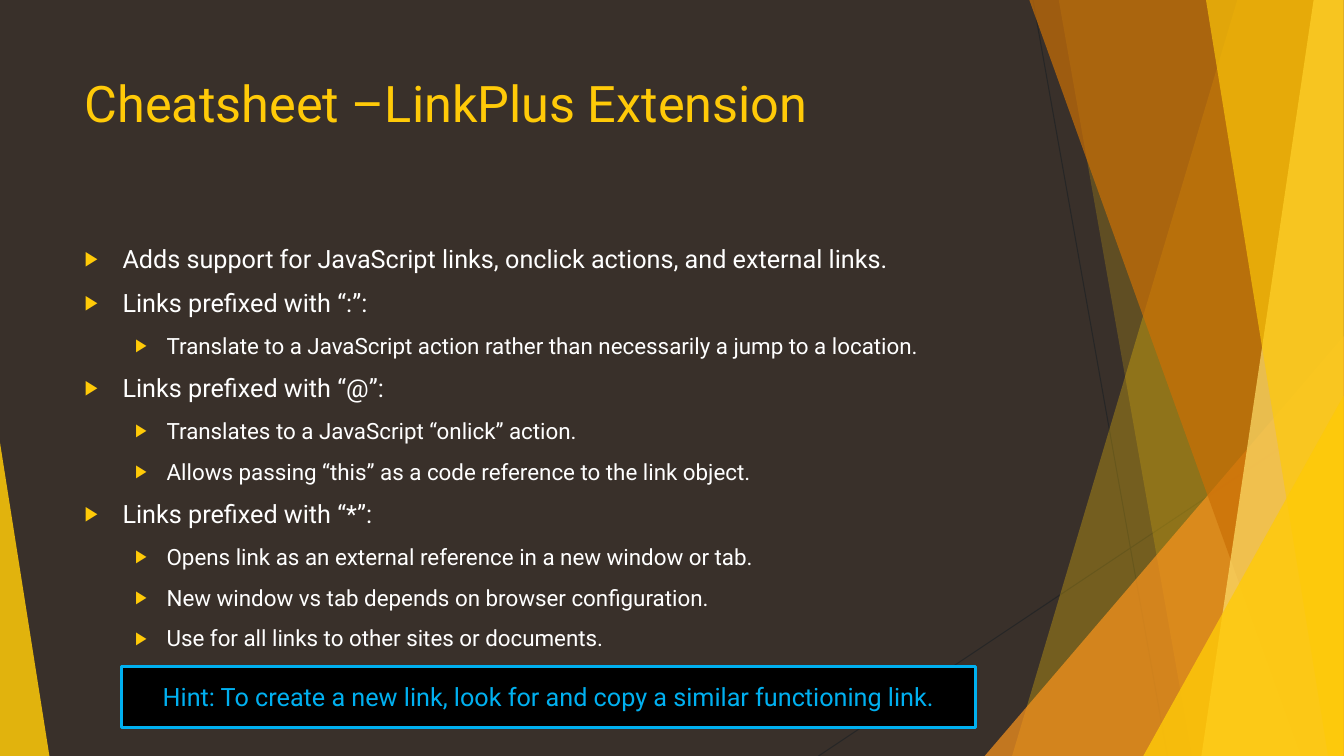
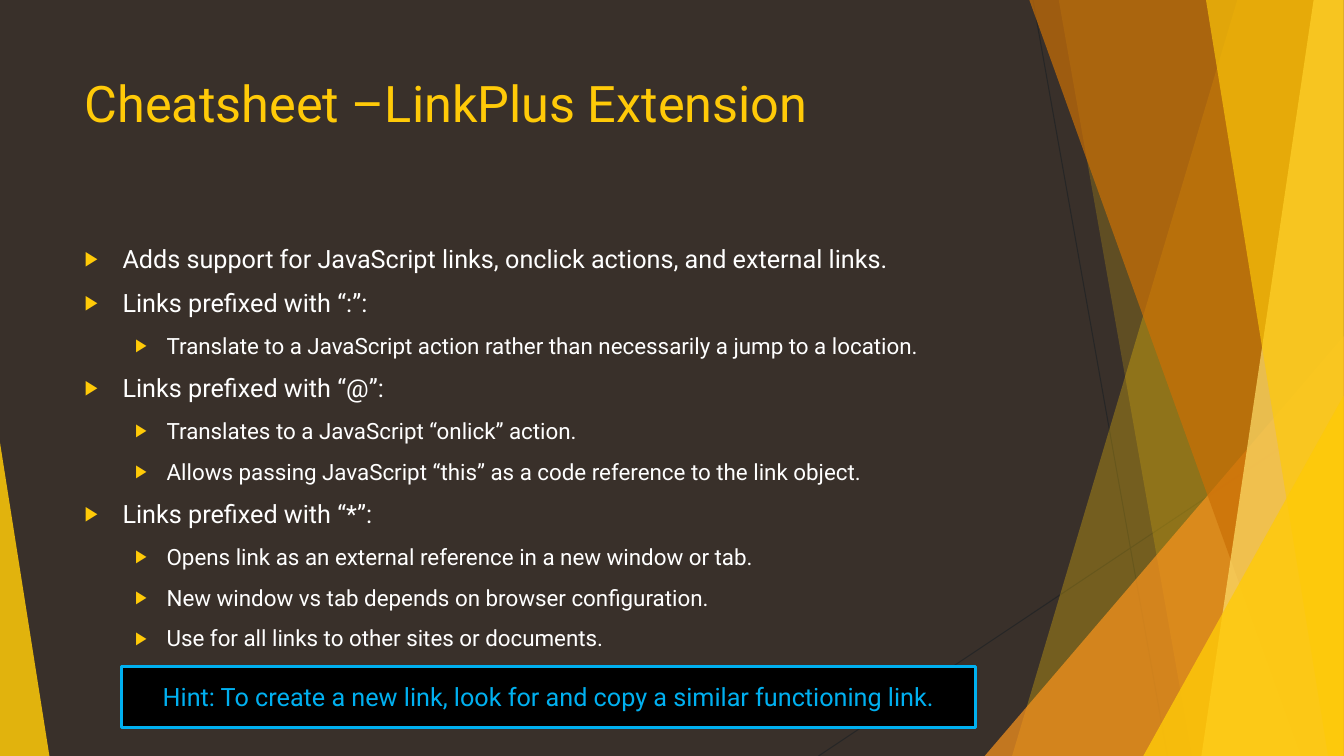
Before and after one commit to CanyonCasa/HomebrewCMS, a slide deck: slide 35 of documentation/HomebrewCMS.pptx (slide 32 before the commit). Drawn at 1344x756 pixels with LibreOffice and Linux fonts; fonts in the diff are those of the drawing. Boxes give left, top, right and bottom in pixels: in the first picture for what was removed or moved away, otherwise in the second. Text is boxed around its words. In the diff, an @@ line names an element or a change of style, - is before the commit and + after.

```diff
--- a/documentation/HomebrewCMS.pptx
+++ b/documentation/HomebrewCMS.pptx
@@ text at bbox=[167, 463, 860, 485]: text changed @@
-  ▶ Allows passing “this” as a code reference to the link object.
+  ▶ Allows passing JavaScript “this” as a code reference to the link object.
```
Also in this commit, not shown: 15 other slides changed, 3 slides added, 1 other file.
